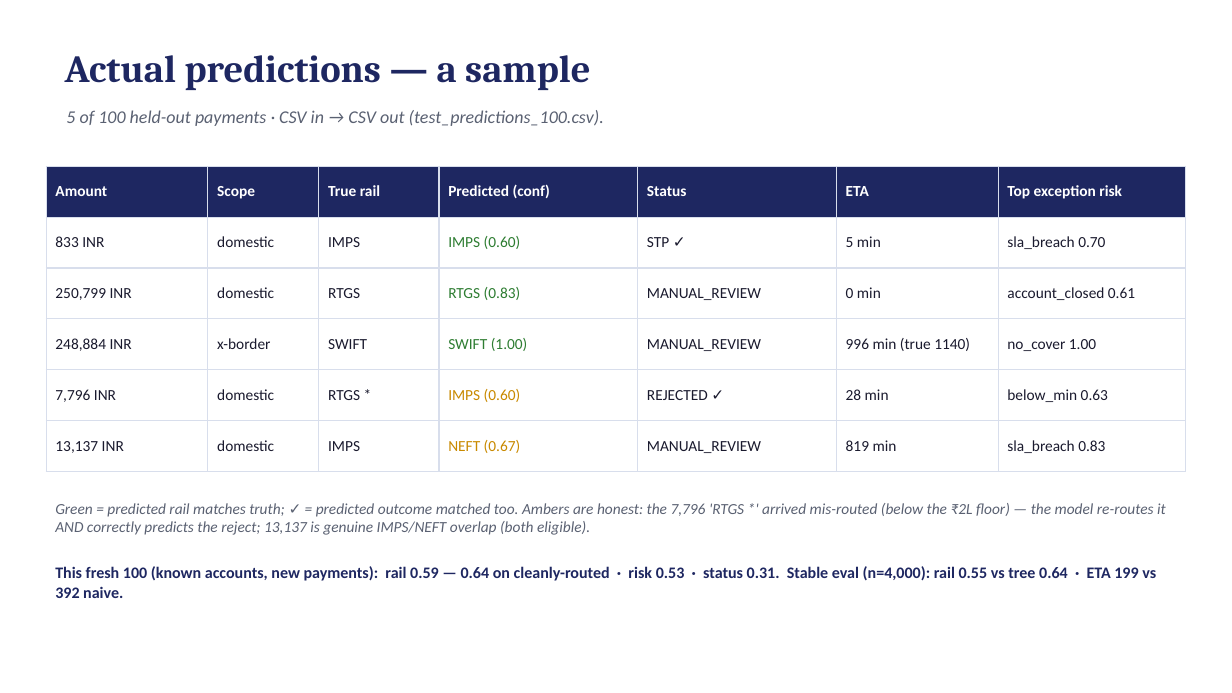
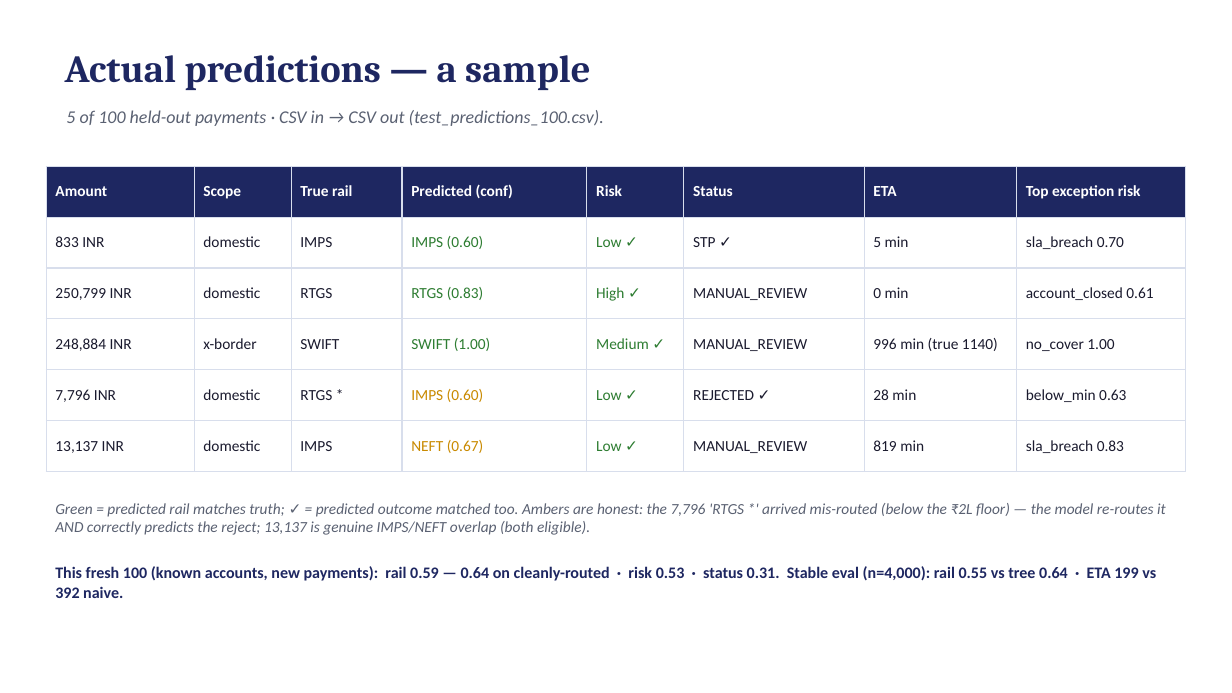
Before and after one commit to Bratz/txn-repr-poc, a slide deck: slide 11 of docs/txn_repr_evidence.pptx (slide 10 before the commit). Drawn at 1232x693 pixels with LibreOffice and Linux fonts; fonts in the diff are those of the drawing. Boxes give left, top, right and bottom in pixels: in the first picture for what was removed or moved away, otherwise in the second. Text is boxed around its words. In the diff, an @@ line names an element or a change of style, - is before the commit and + after.

```diff
--- a/docs/txn_repr_evidence.pptx
+++ b/docs/txn_repr_evidence.pptx
@@ table at (x1=46, y1=166, x2=1186, y2=457) @@
+column 5: Risk | Low ✓ | High ✓ | Medium ✓ | Low ✓ | Low ✓
```
Also in this commit, not shown: 1 slide added.
